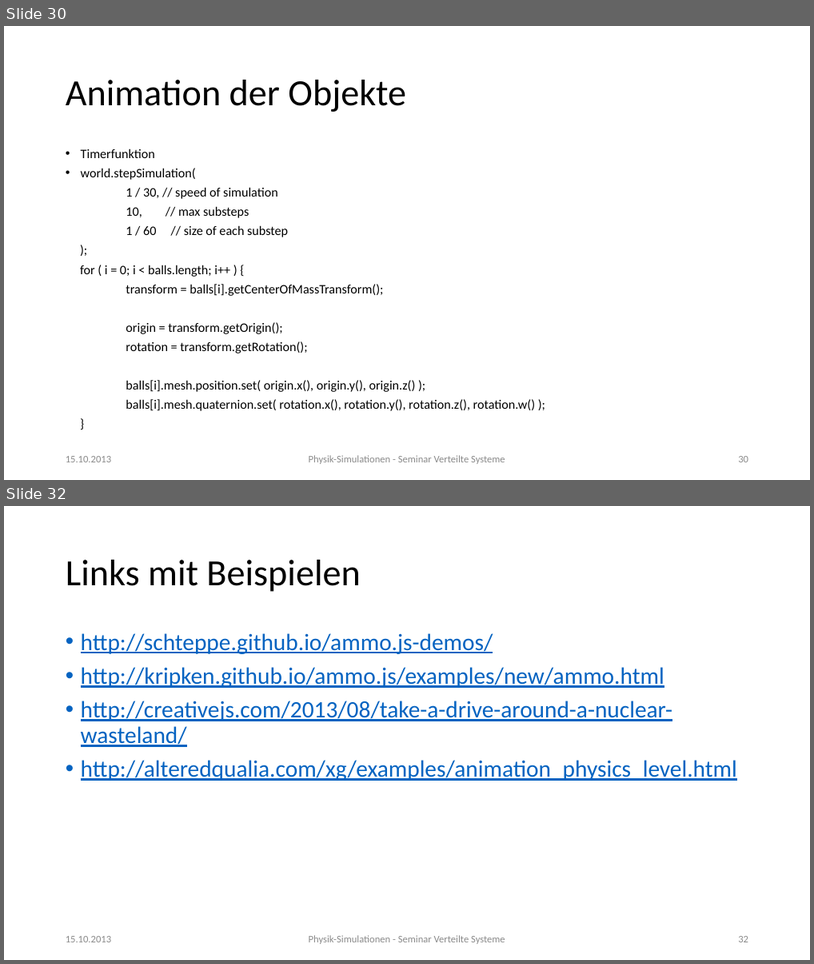
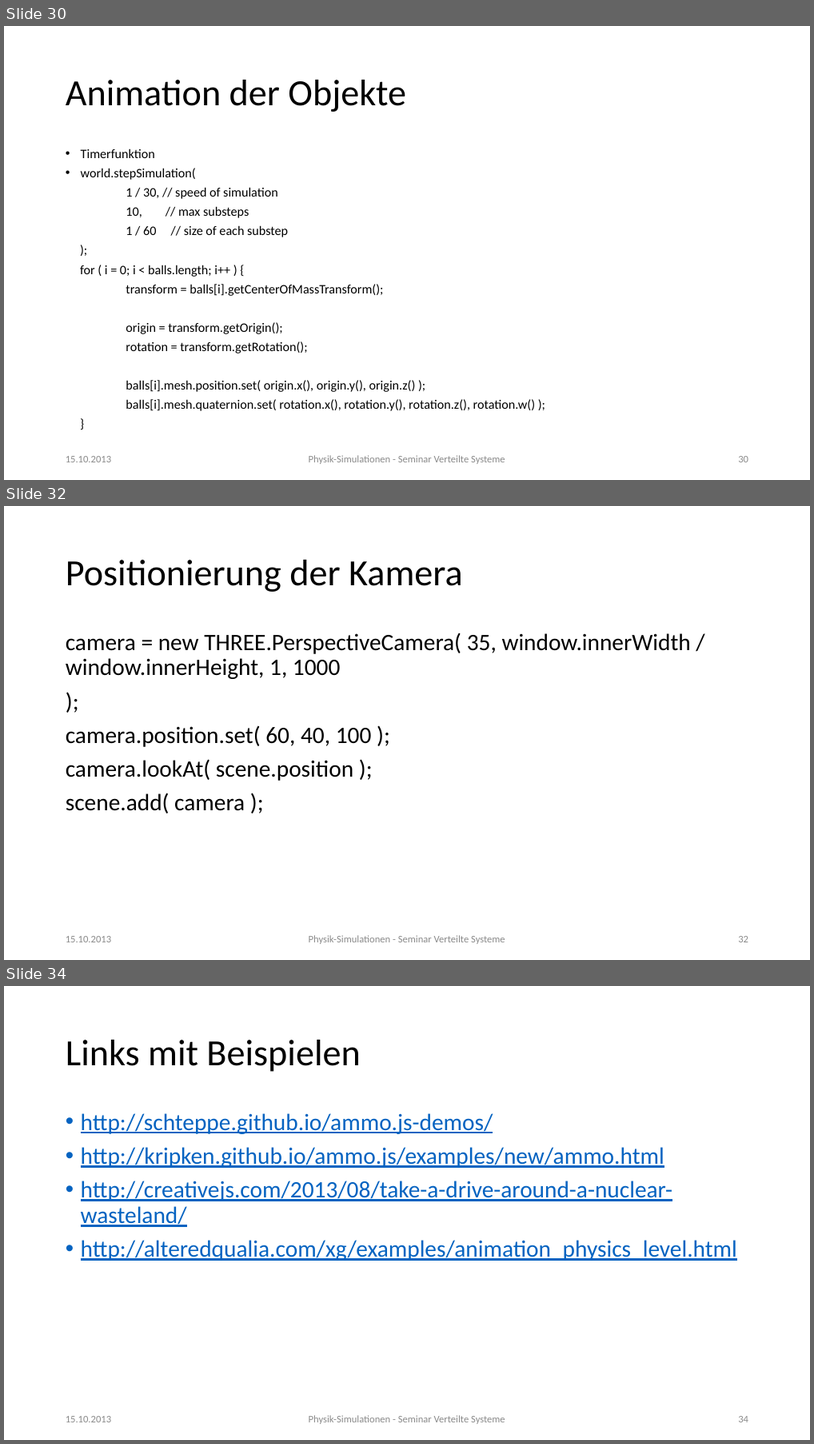
Before and after one commit to cs561/projects, a slide deck: Physik-Simulation/Physik-Simulation_Vortrag.pptx. Shown one above the other, each under a label of ours: slides 30 and 32 before the commit, slides 30, 32 and 34 after it; the slides between them are not shown. The pictures are 814x964 and 814x1444 pixels, drawn with LibreOffice and Linux fonts; fonts in the diff are those of the drawing. Boxes give left, top, right and bottom in pixels: in the first picture for what was removed or moved away, otherwise in the second. Text is boxed around its words. In the diff, an @@ line names an element or a change of style, - is before the commit and + after.

```diff
--- a/Physik-Simulation/Physik-Simulation_Vortrag.pptx
+++ b/Physik-Simulation/Physik-Simulation_Vortrag.pptx
@@ slide 32 added at (x1=4, y1=506, x2=810, y2=960), background #FFFFFF @@
@@ title added at (x1=66, y1=560, x2=463, y2=592), 44 pt, text #000000 @@
+Positionierung der Kamera
@@ text added at (x1=66, y1=632, x2=691, y2=813), 28 pt, text #000000 @@
+camera = new THREE.PerspectiveCamera( 35, window.innerWidth / window.innerHeight, 1, 1000
+);
+camera.position.set( 60, 40, 100 );
+camera.lookAt( scene.position );
+scene.add( camera );
@@ text added at (x1=66, y1=936, x2=111, y2=942), 12 pt, text #8C8C8C @@
+15.10.2013
@@ text added at (x1=309, y1=935, x2=506, y2=944), 12 pt, text #8C8C8C @@
+Physik-Simulationen - Seminar Verteilte Systeme
@@ page number added at (x1=738, y1=936, x2=749, y2=942), 12 pt, text #8C8C8C @@
+32
@@ what was slide 32 is now slide 34 @@
@@ page number at (x1=738, y1=1416, x2=749, y2=1422): text changed @@
-32
+34
```
Also in this commit, not shown: 3 slides changed, 1 other slide added, 7 other files.
